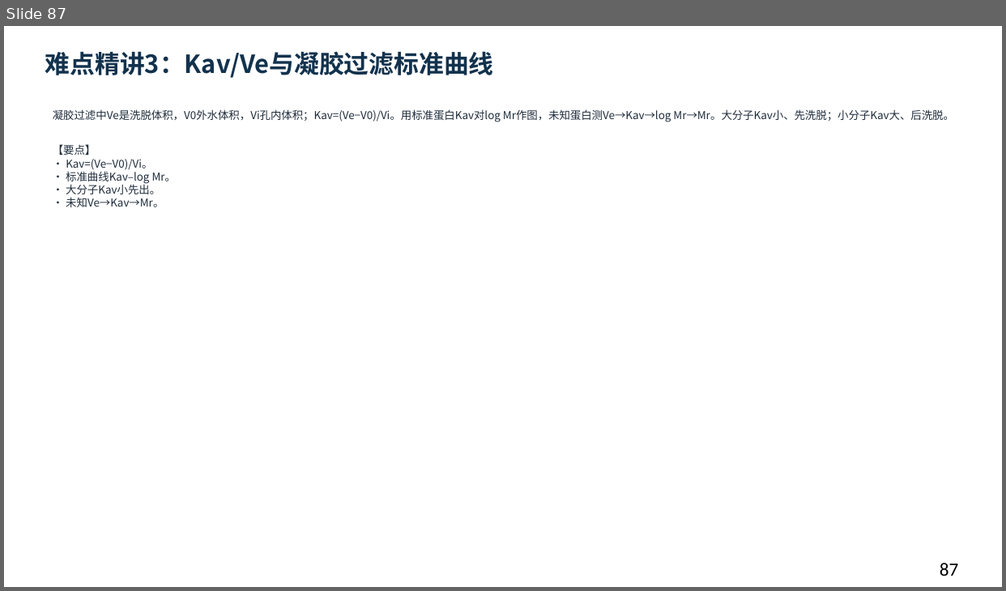
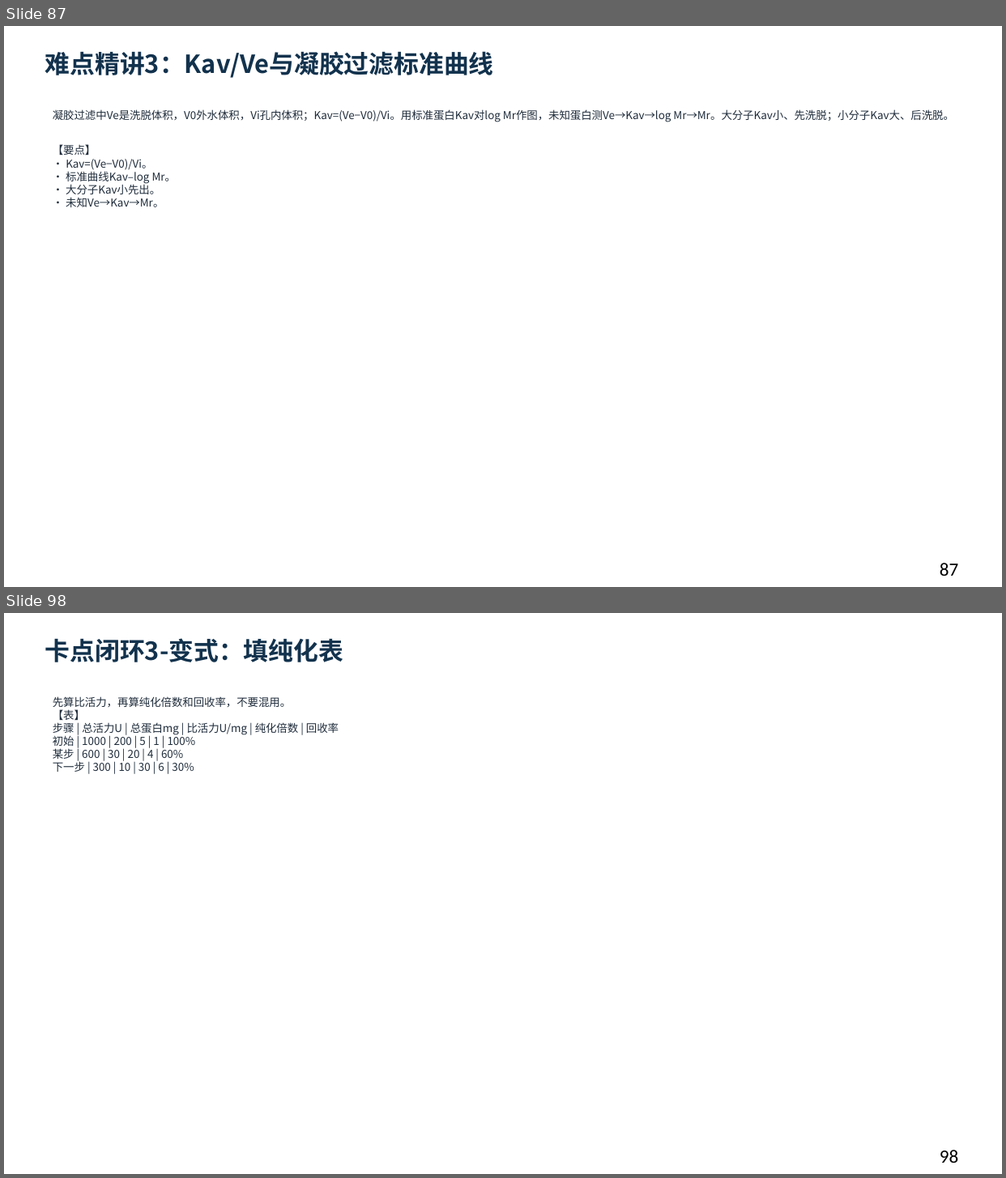
Before and after one commit to newkan-li/Biochemistry, a slide deck: downloads/bc05-ai-style.pptx. Shown one above the other, each under a label of ours: slide 87 before the commit, slides 87 and 98 after it; the slides between them are not shown. The pictures are 1006x591 and 1006x1178 pixels, drawn with LibreOffice and Linux fonts; fonts in the diff are those of the drawing. Boxes give left, top, right and bottom in pixels: in the first picture for what was removed or moved away, otherwise in the second. Text is boxed around its words. In the diff, an @@ line names an element or a change of style, - is before the commit and + after.

```diff
--- a/downloads/bc05-ai-style.pptx
+++ b/downloads/bc05-ai-style.pptx
@@ slide 98 added at bbox=[4, 613, 1002, 1174], background #FFFFFF @@
@@ text added at bbox=[45, 638, 343, 662], 24 pt, text #12324D, bold @@
+卡点闭环3-变式：填纯化表
@@ text added at bbox=[53, 696, 339, 772], 10.5 pt, text #202D3C @@
+先算比活力，再算纯化倍数和回收率，不要混用。
+【表】
+步骤 | 总活力U | 总蛋白mg | 比活力U/mg | 纯化倍数 | 回收率
+初始 | 1000 | 200 | 5 | 1 | 100%
+某步 | 600 | 30 | 20 | 4 | 60%
+下一步 | 300 | 10 | 30 | 6 | 30%
@@ text added at bbox=[940, 1150, 958, 1163], 18 pt, text #000000 @@
+98
```
Also in this commit, not shown: 1 slide changed, 11 other slides added, 18 other files.
